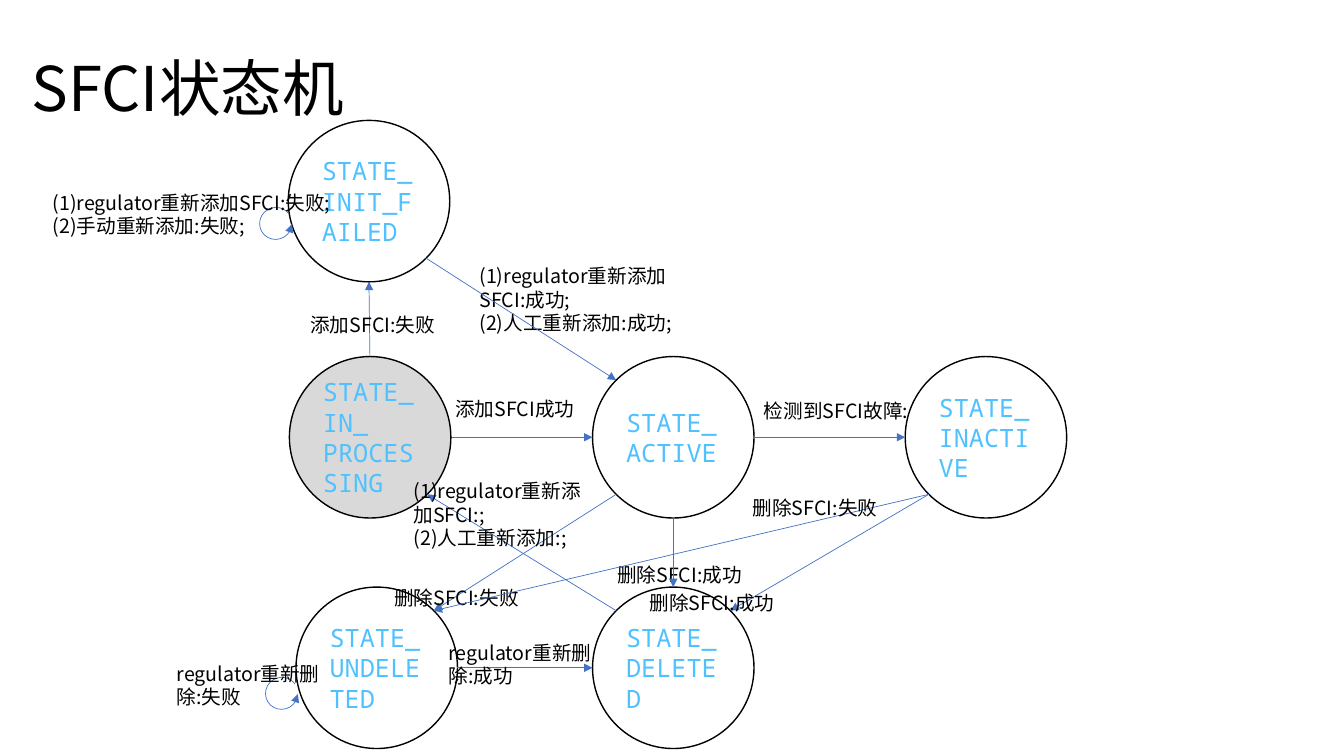
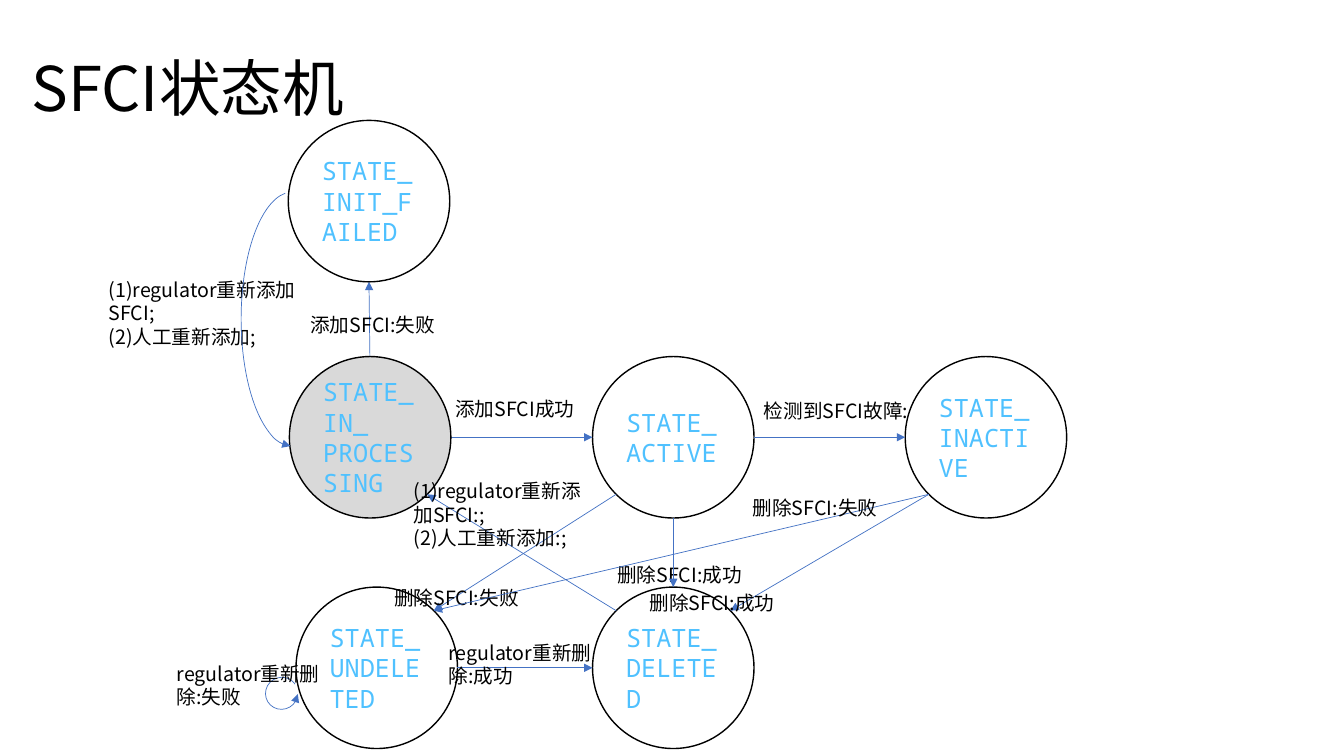
Before and after one commit to magaboomchen/SelfAdaptiveMano, a slide deck: slide 4 of doc/SoftwareDesign/Regulator/状态机.pptx. Drawn at 1344x756 pixels with LibreOffice and Linux fonts; fonts in the diff are those of the drawing. Boxes give left, top, right and bottom in pixels: in the first picture for what was removed or moved away, otherwise in the second. Text is boxed around its words. In the diff, an @@ line names an element or a change of style, - is before the commit and + after.

```diff
--- a/doc/SoftwareDesign/Regulator/状态机.pptx
+++ b/doc/SoftwareDesign/Regulator/状态机.pptx
@@ text removed at (x1=53, y1=189, x2=331, y2=237) @@
-(1)regulator重新添加SFCI:失败;
-(2)手动重新添加:失败;
@@ arc (boxed as its full ellipse) added at (x1=241, y1=193, x2=344, y2=447), outline #4472C4 0.5 pt @@
@@ arc (boxed as its full ellipse) removed at (x1=254, y1=202, x2=298, y2=246) @@
@@ arrow removed from (426, 258) to (616, 380) @@
@@ text at (x1=108, y1=276, x2=295, y2=349): text changed @@
-(1)regulator重新添加SFCI:成功;
-(2)人工重新添加:成功;
+(1)regulator重新添加SFCI;
+(2)人工重新添加;
```
Also in this commit, not shown: 1 other slide changed, 1 other file.
